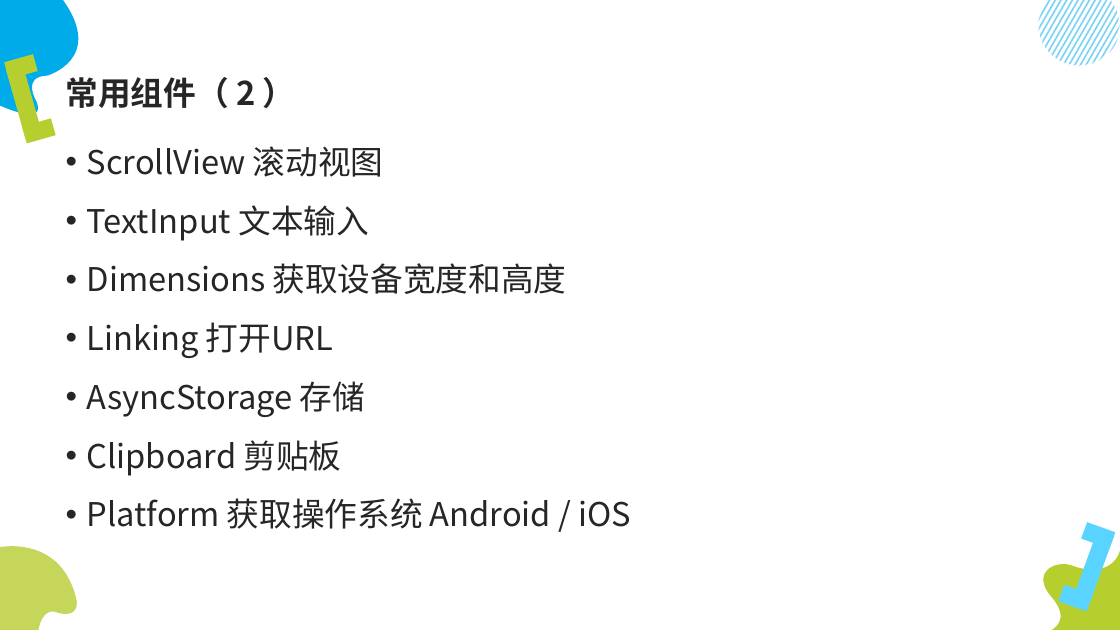
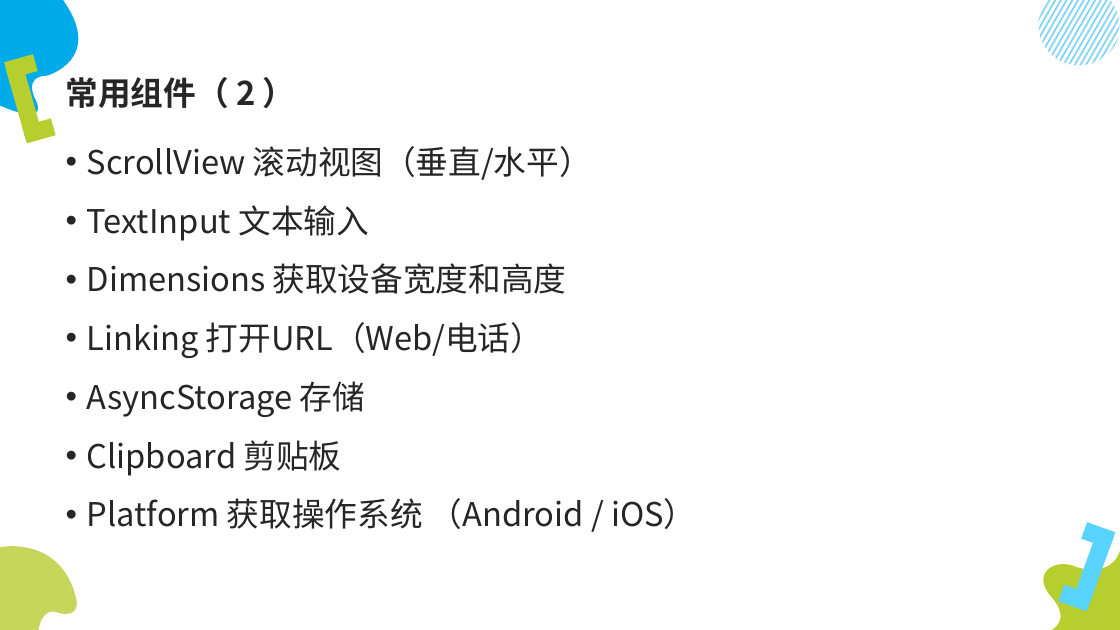
Before and after one commit to lumin824/hello-react-native, a slide deck: slide 18 of linkgap/ReactNative开发.pptx. Drawn at 1120x630 pixels with LibreOffice and Linux fonts; fonts in the diff are those of the drawing. Boxes give left, top, right and bottom in pixels: in the first picture for what was removed or moved away, otherwise in the second. Text is boxed around its words. In the diff, an @@ line names an element or a change of style, - is before the commit and + after.

```diff
--- a/linkgap/ReactNative开发.pptx
+++ b/linkgap/ReactNative开发.pptx
@@ text at [87,146,592,180]: text changed @@
-• ScrollView 滚动视图
+• ScrollView 滚动视图（垂直/水平）
@@ text at [87,322,543,358]: text changed @@
-• Linking 打开URL
+• Linking 打开URL（Web/电话）
@@ text at [87,498,696,529]: text changed @@
-• Platform 获取操作系统 Android / iOS
+• Platform 获取操作系统 （Android / iOS）
```
Also in this commit, not shown: 3 other slides changed.
